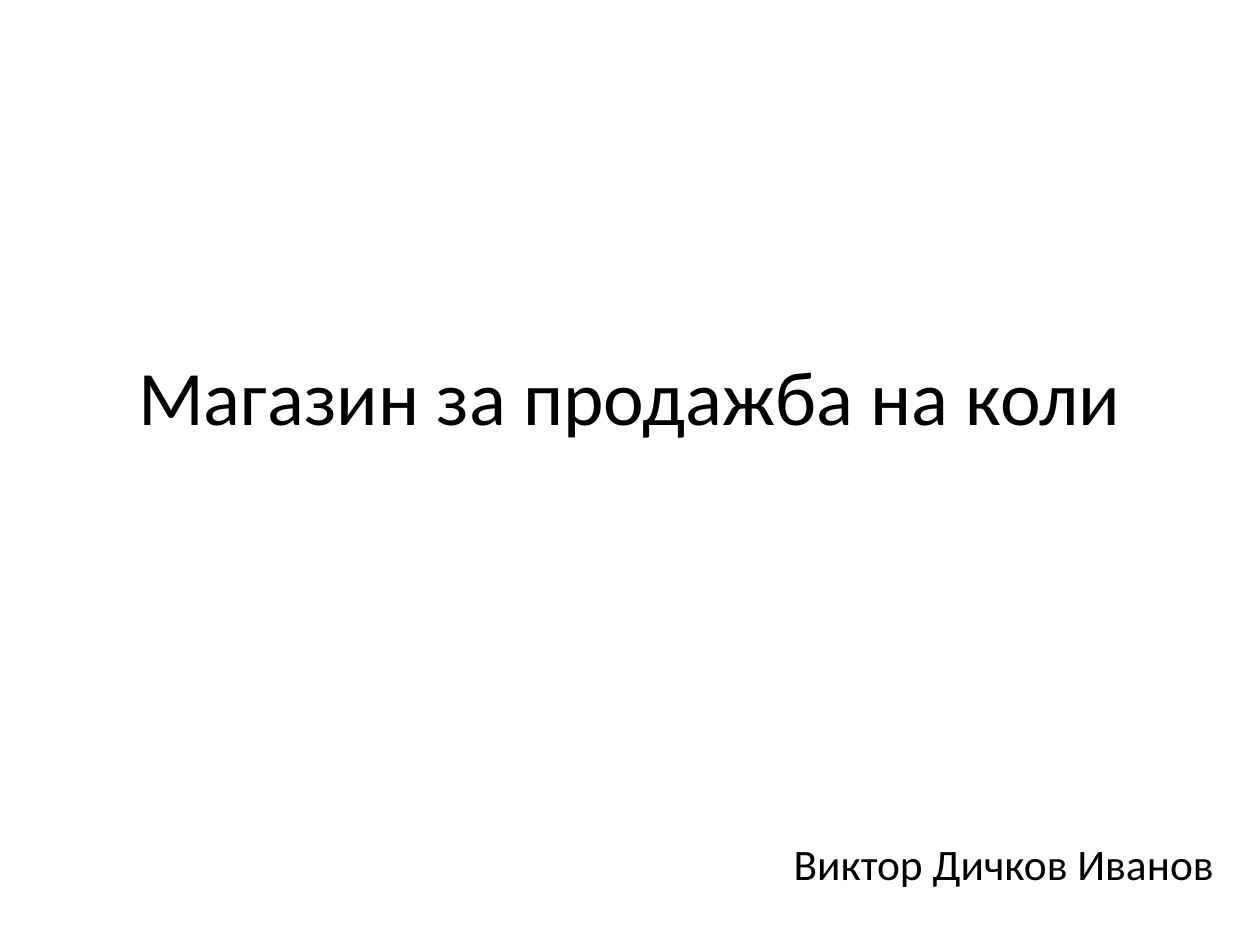
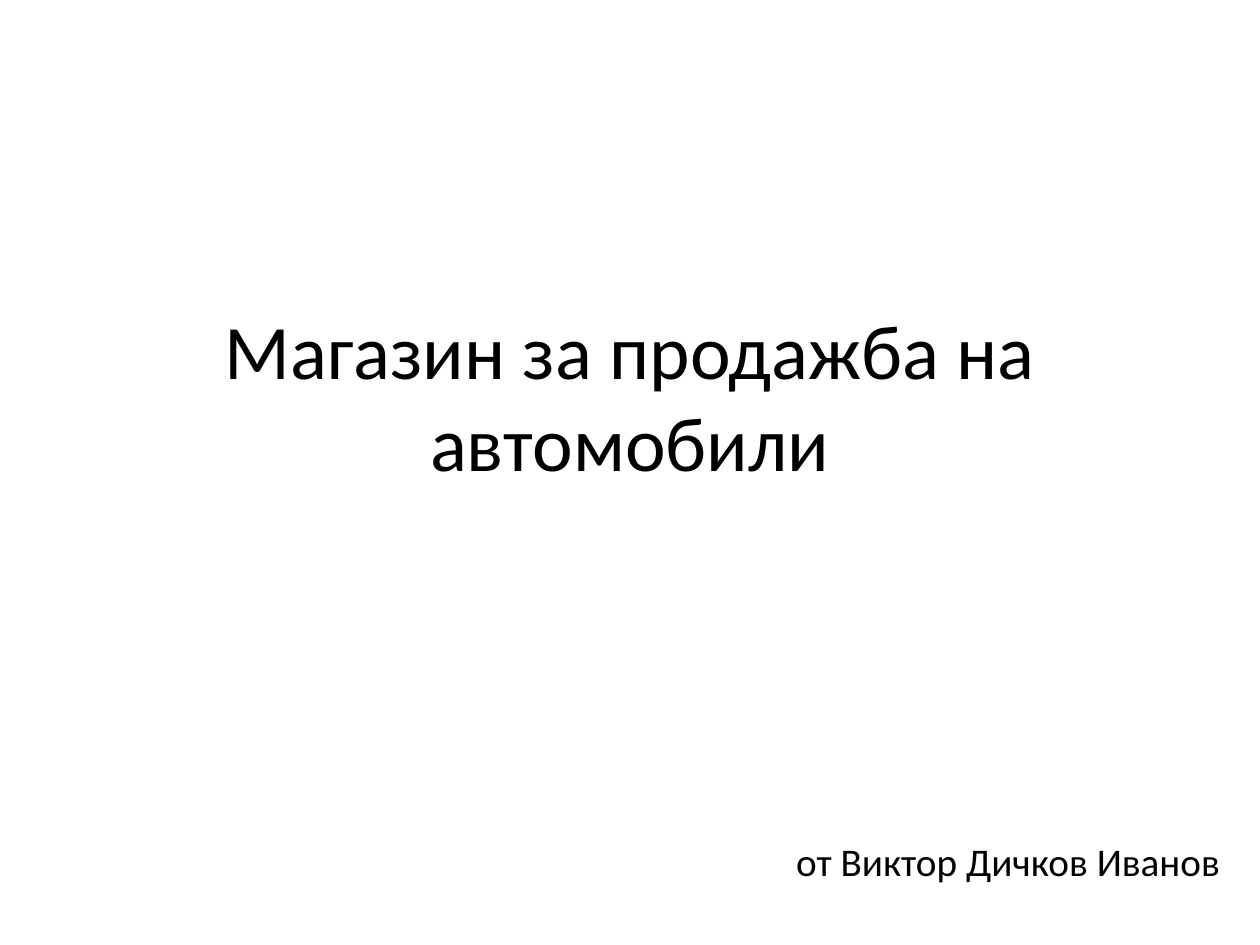
Before and after one commit to Vik0061/CarShop25, a slide deck: slide 1 of CarShop25/Презентация_Магазин_за_коли.pptx. Drawn at 1260x945 pixels with LibreOffice and Linux fonts; fonts in the diff are those of the drawing. Boxes give left, top, right and bottom in pixels: in the first picture for what was removed or moved away, otherwise in the second. Text is boxed around its words. In the diff, an @@ line names an element or a change of style, - is before the commit and + after.

```diff
--- a/CarShop25/Презентация_Магазин_за_коли.pptx
+++ b/CarShop25/Презентация_Магазин_за_коли.pptx
@@ title at (x1=224, y1=326, x2=1034, y2=472): text changed @@
-Магазин за продажба на коли
+Магазин за продажба на автомобили
@@ subtitle at (x1=796, y1=851, x2=1220, y2=883): text changed; size 24.8 to 22.4 pt @@
-Виктор Дичков Иванов
+от Виктор Дичков Иванов
```
Also in this commit, not shown: 1 other slide changed.
